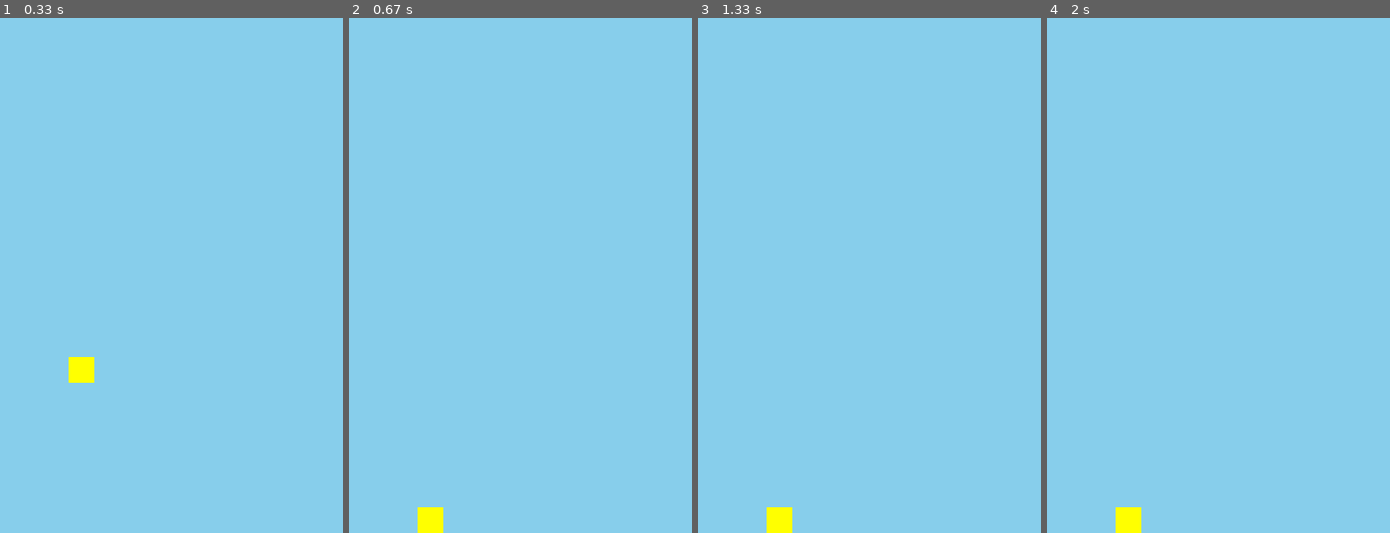
Above: before the commit, frames 1-4 (left to right).
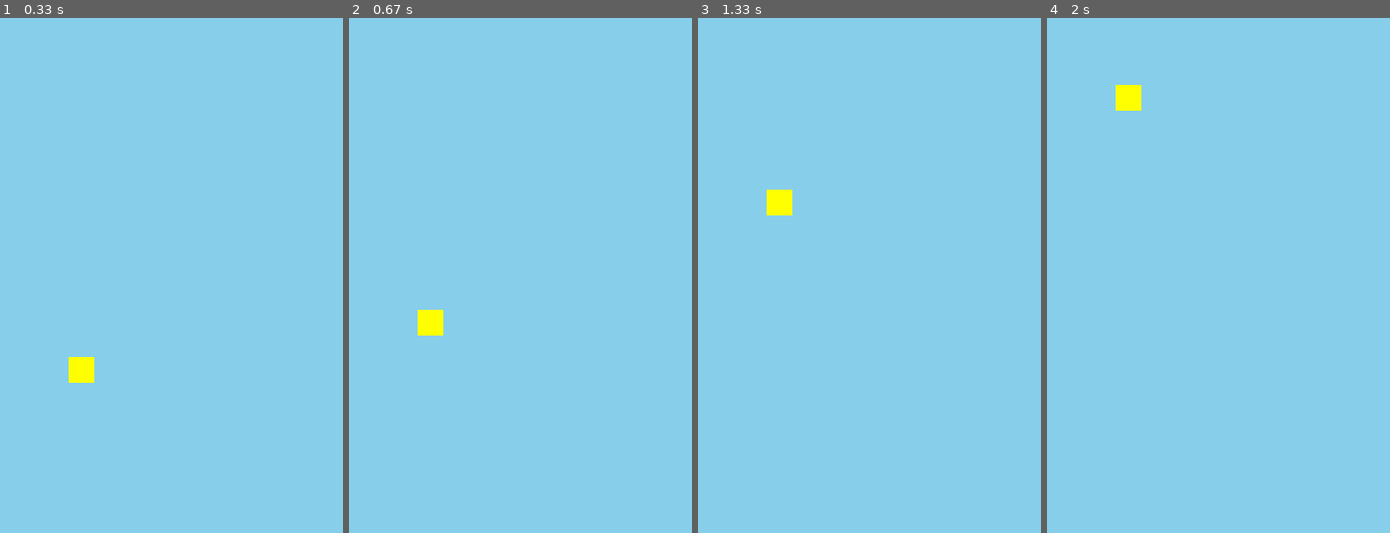
Above: after the commit, the same moments.

Repository: Pradeep1234566/snake_game_pygame
Game: pygame game, started from flappy.py
The game is run twice, just before and just after one commit, with the same random seed, the same clock (stepped at 60 frames per second) and the same inputs.
Inputs:
- Up to frame 1 (0.33 s): no input
- Up to frame 2 (0.67 s): tap Space at 0.33 s
- Up to frame 3 (1.33 s): tap Space at 0.73, 1.03, 1.23 s
- Up to frame 4 (2 s): tap Space at 1.57, 1.87 s

Frame 1 is identical in both runs. In frame 2, 0.8% of the frame differs, in the area x 20-28%, y 56-100%; in frame 3, 0.8%; in frame 4, 0.8%.

Commit message:
Added space bar movement

Diff:
--- a/flappy.py
+++ b/flappy.py
@@ -12,9 +12,16 @@
 BIRD_SIZE = 30
 bird_x = 80
 bird_y = HEIGHT // 2
-
+PIPE_WIDTH = 60
+PIPE_GAP = 150
+PIPE_SPEED = 3
 gravity = 0.5
 velocity = 0
+FLAP_STRENGTH = -8
+pipe_x = WIDTH
+pipe_gap_y = 200  # will randomize later
+pipe_x -= PIPE_SPEED
+# ---------- MAIN LOOP ----------
 
 while True:
     clock.tick(60)
@@ -24,11 +31,15 @@
             pygame.quit()
             sys.exit()
 
-    # Apply gravity
+        if event.type == pygame.KEYDOWN:
+            if event.key == pygame.K_SPACE:
+                velocity = FLAP_STRENGTH
+
+    # Gravity
     velocity += gravity
     bird_y += velocity
 
-    # Keep bird inside screen
+    # Screen bounds
     if bird_y < 0:
         bird_y = 0
         velocity = 0
